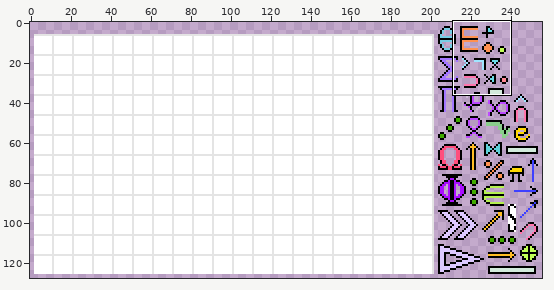
Sprite sheet: core/assets/textures/textures.png. Above, an overview of the earlier version with the close-up marked.
Close-up. Old version:
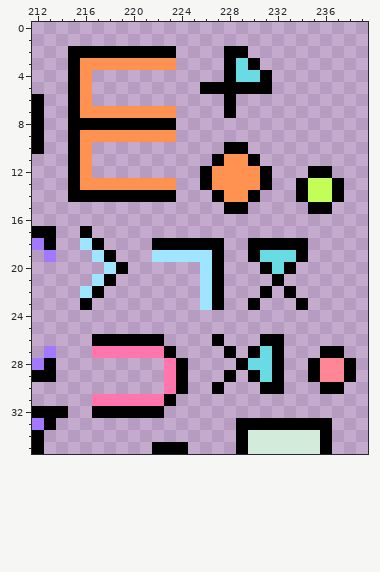
The file is 256x128 pixels. Colours within 5 levels of each other are drawn and written as one. Shown: x 212..239, y 0..35.
The result:
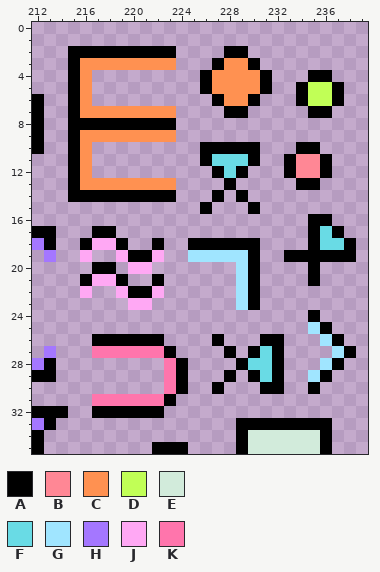
Palette (. is transparent): A #000000  B #ff8795  C #ff9151  D #c1ff56  E #d2ebdb  F #69dbe5  G #a0e5ff  H #a477ff  J #ffa8f4  K #ff75ac
Difference:
@@ x 212..239 @@
  2 ...AAAAAAAAA....AA..........
- 3 ...ACCCCCCCC....AFA.........
- 4 ...AC...........AFFA........
- 5 ...AC.........AAAAAA........
- 6 A..AC...........A...........
- 7 A..ACCCCCCCC....A...........
+ 3 ...ACCCCCCCC...ACCA.........
+ 4 ...AC.........ACCCCA...AA...
+ 5 ...AC.........ACCCCA..ADDA..
+ 6 A..AC..........ACCA...ADDA..
+ 7 A..ACCCCCCCC....AA.....AA...
  8 A..AAAAAAAAA................
  9 A..ACCCCCCCC................
-10 A..AC...........AA..........
-11 ...AC..........ACCA.........
-12 ...AC.........ACCCCA...AA...
-13 ...ACCCCCCCC..ACCCCA..ADDA..
-14 ...AAAAAAAAA...ACCA...ADDA..
-15 ................AA.....AA...
-16 ............................
-17 AA..A.......................
-18 HA..GA....AAAAAA..AAAAA.....
-19 .H...GA...GGGGGA..AFFFA.....
-20 ......GA......GA...AFA......
-21 .....GA.......GA....A.......
-22 ....GA........GA...A.A......
-23 ....A.........GA..A...A.....
-24 ............................
-25 ............................
-26 .....AAAAAA....A...AA.......
-27 .H...KKKKKKA....A.AFA...AA..
-28 HA.........KA....AFFA..ABBA.
-29 AA.........KA...A.AFA..ABBA.
-30 ...........KA..A...AA...AA..
+10 A..AC.........AAAAA...AA....
+11 ...AC.........AFFFA..ABBA...
+12 ...AC..........AFA...ABBA...
+13 ...ACCCCCCCC....A.....AA....
+14 ...AAAAAAAAA...A.A..........
+15 ..............A...A.........
+16 .......................AA...
+17 AA...AA................AFA..
+18 HA..AJJA..A..AAAAAA....AFFA.
+19 .H..J..JAAJ..GGGGGA..AAAAAA.
+20 .....AA.JJ.......GA....A....
+21 ....AJJA..A......GA....A....
+22 ....J..JAAJ......GA.........
+23 ........JJ.......GA.........
+24 .......................A....
+25 .......................GA...
+26 .....AAAAAA....A...AA...GA..
+27 .H...KKKKKKA....A.AFA....GA.
+28 HA.........KA....AFFA...GA..
+29 AA.........KA...A.AFA..GA...
+30 ...........KA..A...AA..A....
 31 .....KKKKKKA................
